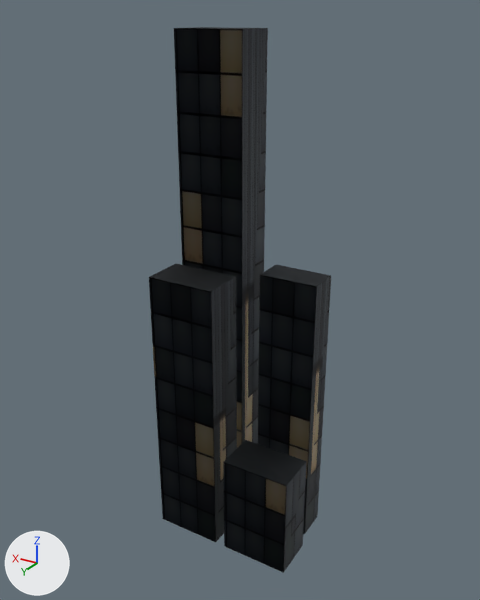
Renders of the glTF model assets/models/city_block_12345_6_33.glb from each side of a commit.
Both versions are drawn from a 50 mm lens placed at (-8.3, 14.05, 14.31), pointed at (0.15, -0.04, 7.26). Every picture has the same lights, and +X, +Y and +Z are marked at lower left. The first picture is the older version. Vertices at exactly the same position are counted once.

Names of what the first picture shows: 'block_33'.
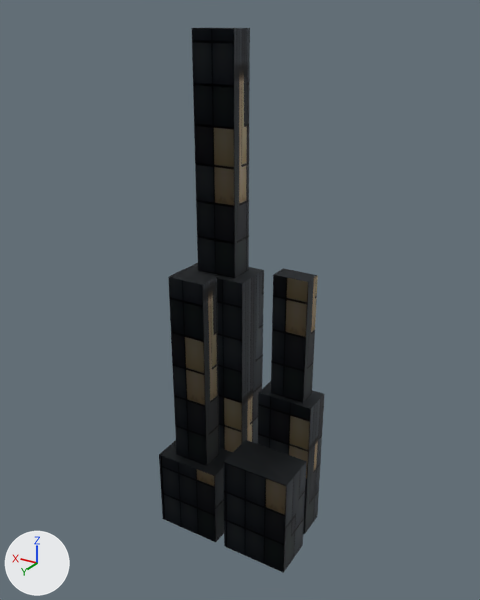
Boxes (x1, y1, x2, y2) around the edits, measured in the pictures (480 x 600 px; the box of a moved part takes in the faces that stretch with it):
'block_33', reshaped (9% narrower): before (149, 27, 331, 573); after (159, 28, 324, 573)
part 1 of me_block_33, added: after (271, 268, 318, 402)
part 2 of me_block_33, added: after (168, 269, 219, 466)
part 3 of me_block_33, added: after (192, 28, 250, 278)
part 4 of me_block_33, moved or reshaped: before (149, 27, 331, 482); after (159, 263, 324, 482)

Patch to the scene script:
```diff
--- a/assets/models/city_block_12345_6_33.glb.py
+++ b/assets/models/city_block_12345_6_33.glb.py
@@ me_block_33 @@
 # used by ob_block_33; location = (0.0, 0.0, 0.0)
-me_block_33.from_pydata(...)  # 32 vertices, 48 faces; spans x -2.1..2.1, y -1.35..1.35, z 0.0..14.0
+me_block_33.from_pydata(...)  # 56 vertices, 84 faces; spans x -2.1..2.1, y -1.35..1.35, z 0.0..14.0
+# me_block_33 part 1: a new loose piece, a box spanning x -1.64..-0.61, y -1.03..-0.47, z 4.4..8.0, in mat_tier3_001 (picture img_image_0)
+# me_block_33 part 2: a new loose piece, a box spanning x 0.59..1.66, y 0.42..1.08, z 2.4..8.0, in mat_tier3_002 (picture img_image_0)
+# me_block_33 part 3: a new loose piece, a box spanning x 0.52..1.73, y -1.12..-0.38, z 7.7..14.0, in mat_tier3_003 (picture img_image_0)
+# me_block_33 part 4
+# 12 vertices are removed from x -1.95..2.1, y -1.35..1.35, z 8.0..14.0
+# 30 faces are deleted
+# 12 vertices are added at x -1.95..2.1, y -1.35..1.35, z 2.4..7.7
+# 10 new faces join them, mat_tier3_001 (picture img_image_0)
+# 10 new faces join them, mat_tier3_002 (picture img_image_0)
+# 10 new faces join them, mat_tier3_003 (picture img_image_0)
 me_block_33.materials.append(mat_tier3)
```
